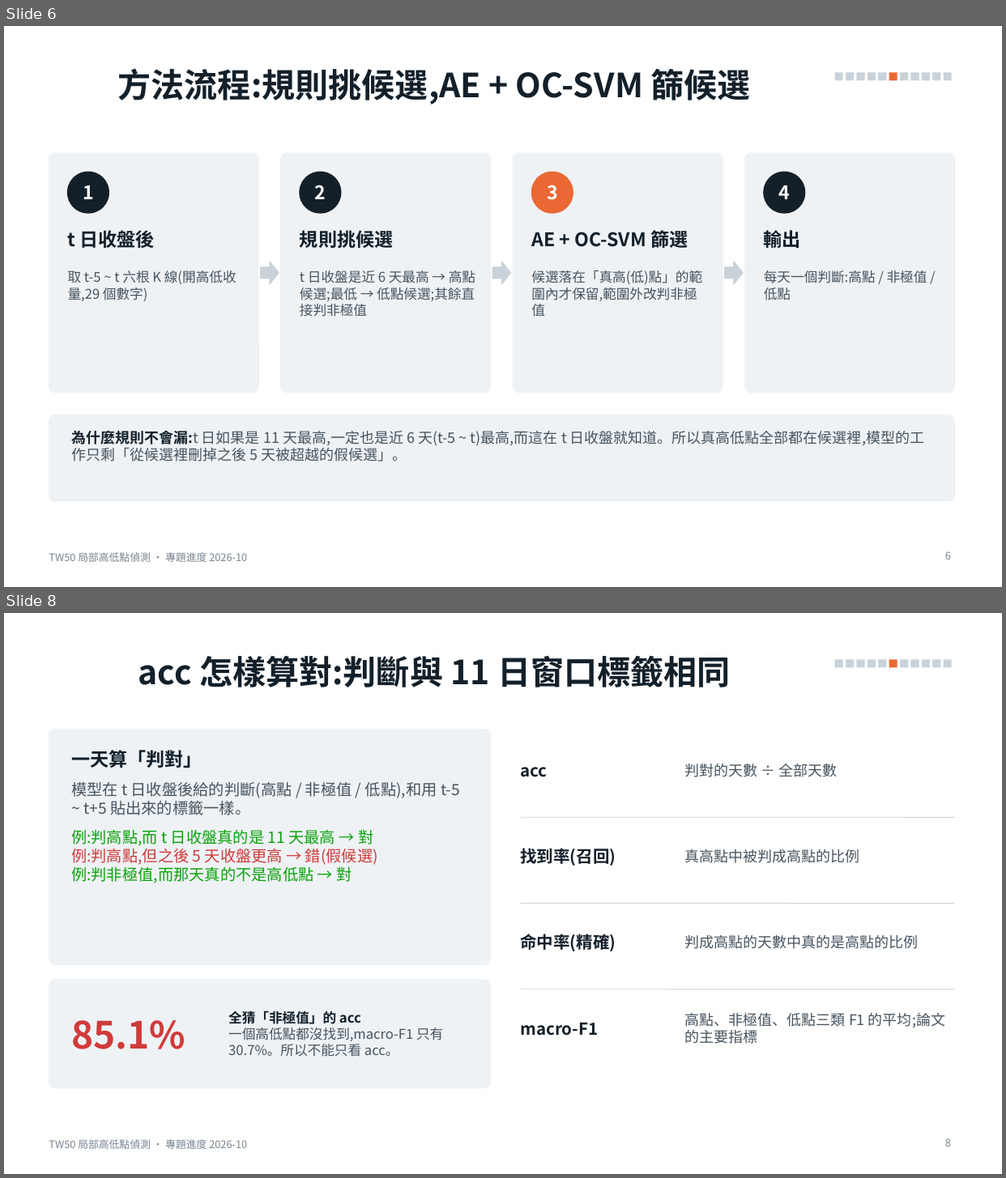
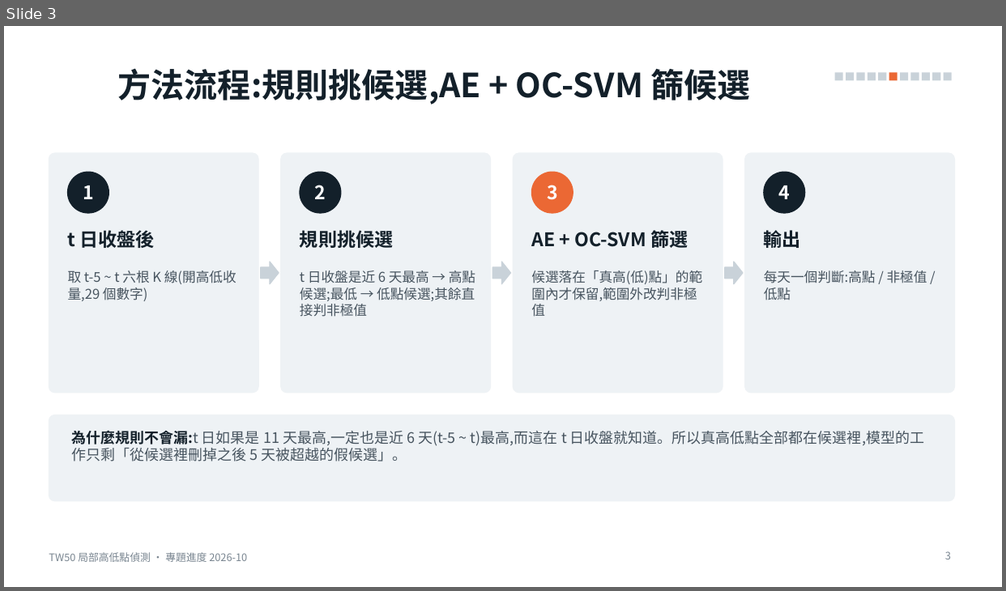
Before and after one commit to alextixu/fcukproject, a slide deck: method_kline_peak/report/TW50_局部高低點_專題進度.pptx. Shown one above the other, each under a label of ours: slides 6 and 8 before the commit, slide 3 after it; the slides between them are not shown. The pictures are 1006x1178 and 1006x591 pixels, drawn with LibreOffice and Linux fonts; fonts in the diff are those of the drawing. Boxes give left, top, right and bottom in pixels: in the first picture for what was removed or moved away, otherwise in the second. Text is boxed around its words. In the diff, an @@ line names an element or a change of style, - is before the commit and + after.

```diff
--- a/method_kline_peak/report/TW50_局部高低點_專題進度.pptx
+++ b/method_kline_peak/report/TW50_局部高低點_專題進度.pptx
@@ slide 8 removed at (4,613,1002,1174), background #FFFFFF; not listed: 12 template elements that a slide beside it also shows @@
@@ title removed at (138,656,731,688) @@
-acc 怎樣算對:判斷與 11 日窗口標籤相同
@@ rounded rectangle removed at (49,729,491,965) @@
@@ text removed at (71,750,460,884) @@
-一天算「判對」
-模型在 t 日收盤後給的判斷(高點 / 非極值 / 低點),和用 t-5 ~ t+5 貼出來的標籤一樣。
-例:判高點,而 t 日收盤真的是 11 天最高 → 對
-例:判高點,但之後 5 天收盤更高 → 錯(假候選)
-例:判非極值,而那天真的不是高低點 → 對
@@ text removed at (521,767,548,777) @@
-acc
@@ text removed at (685,764,837,777) @@
-判對的天數 ÷ 全部天數
@@ line removed from (521, 817) to (955, 817) @@
@@ text removed at (521,848,616,866) @@
-找到率(召回)
@@ text removed at (685,850,860,863) @@
-真高點中被判成高點的比例
@@ line removed from (521, 904) to (955, 904) @@
@@ text removed at (521,934,616,952) @@
-命中率(精確)
@@ text removed at (685,935,918,949) @@
-判成高點的天數中真的是高點的比例
@@ rounded rectangle removed at (49,980,491,1088) @@
@@ line removed from (521, 990) to (955, 990) @@
@@ text removed at (71,1020,185,1050) @@
-85.1%
@@ text removed at (228,1011,443,1057) @@
-全猜「非極值」的 acc
-一個高低點都沒找到,macro-F1 只有 30.7%。所以不能只看 acc。
@@ text removed at (521,1022,599,1036) @@
-macro-F1
@@ text removed at (685,1013,945,1044) @@
-高點、非極值、低點三類 F1 的平均;論文的主要指標
@@ page number removed at (945,1139,951,1147) @@
-8
@@ what was slide 6 is now slide 3 @@
@@ page number at (945,552,951,560): text changed @@
-6
+3
```
Also in this commit, not shown: 5 slides changed, 5 other slides removed, 7 other files.
